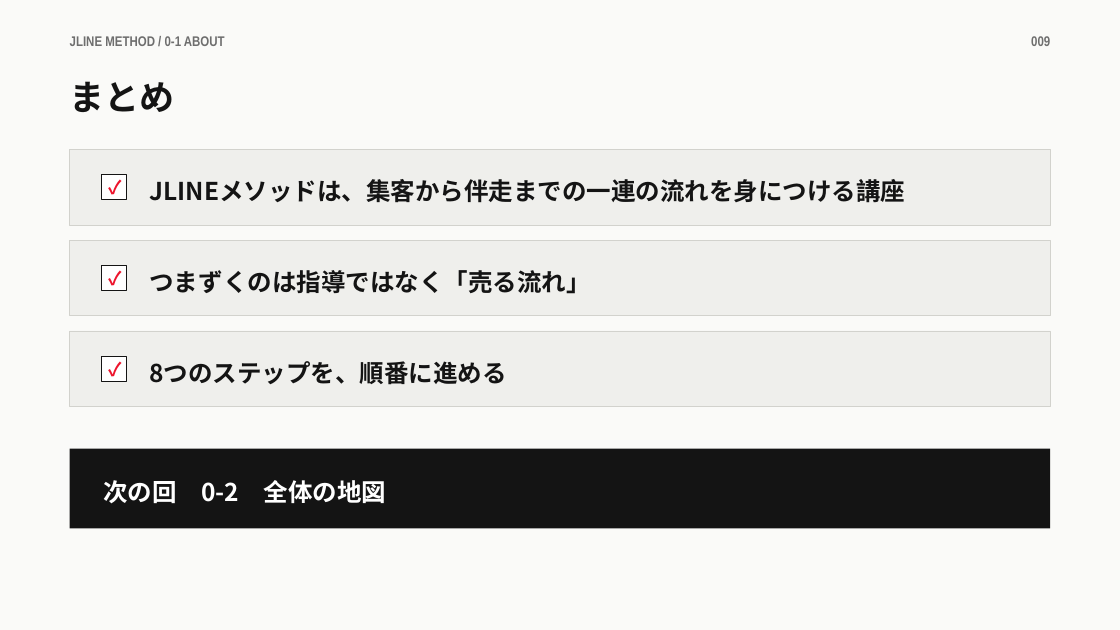
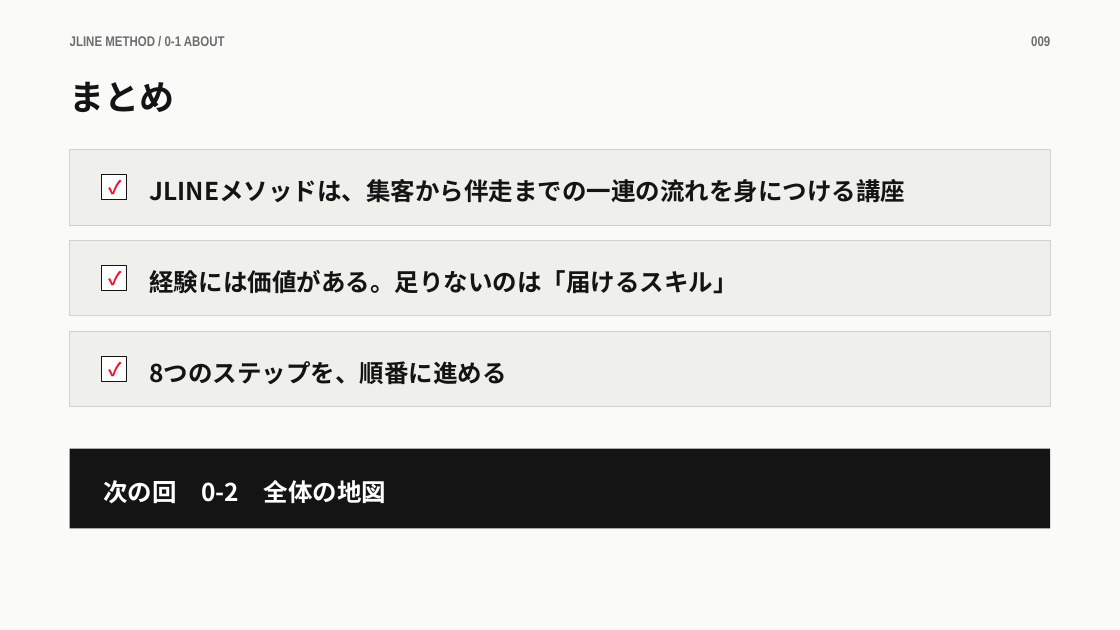
Before and after one commit to takafumisuzuki1117-sys/takafumi_suzuki, a slide deck: slide 9 of JLINEメソッド/教材/0章/0-1_JLINEメソッドとは.pptx. Drawn at 1120x630 pixels with LibreOffice and Linux fonts; fonts in the diff are those of the drawing. Boxes give left, top, right and bottom in pixels: in the first picture for what was removed or moved away, otherwise in the second. Text is boxed around its words. In the diff, an @@ line names an element or a change of style, - is before the commit and + after.

```diff
--- a/JLINEメソッド/教材/0章/0-1_JLINEメソッドとは.pptx
+++ b/JLINEメソッド/教材/0章/0-1_JLINEメソッドとは.pptx
@@ text at (150, 270, 738, 294): text changed @@
-つまずくのは指導ではなく「売る流れ」
+経験には価値がある。足りないのは「届けるスキル」
```
Also in this commit, not shown: 2 other slides changed, 10 other files.
